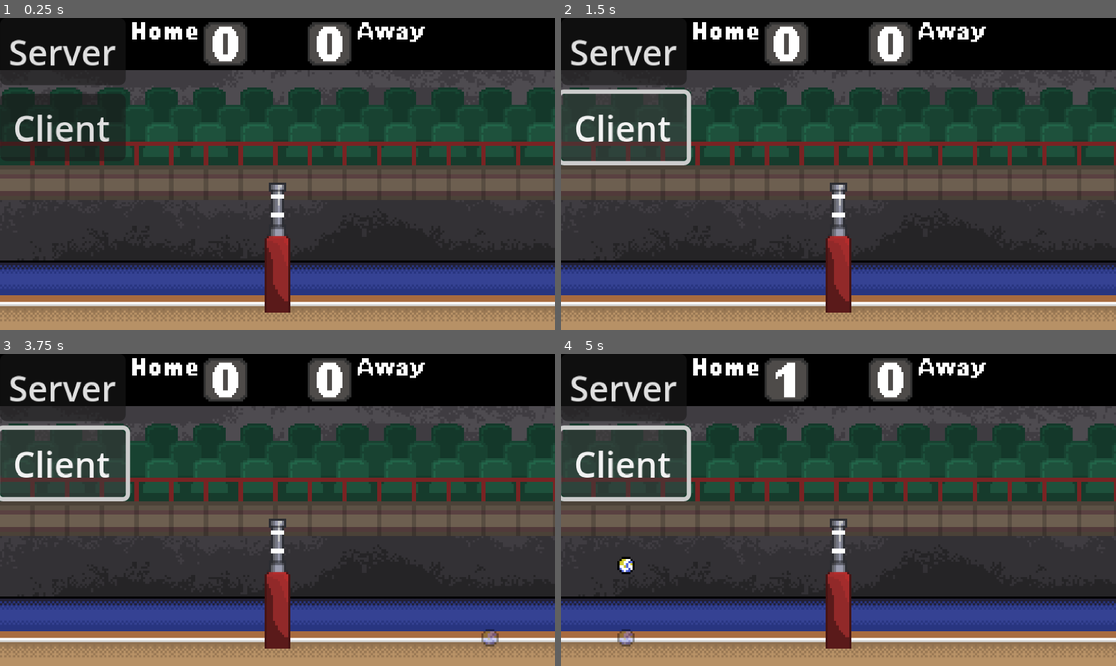
Above: before the commit, frames 1-4 (two rows, left to right).
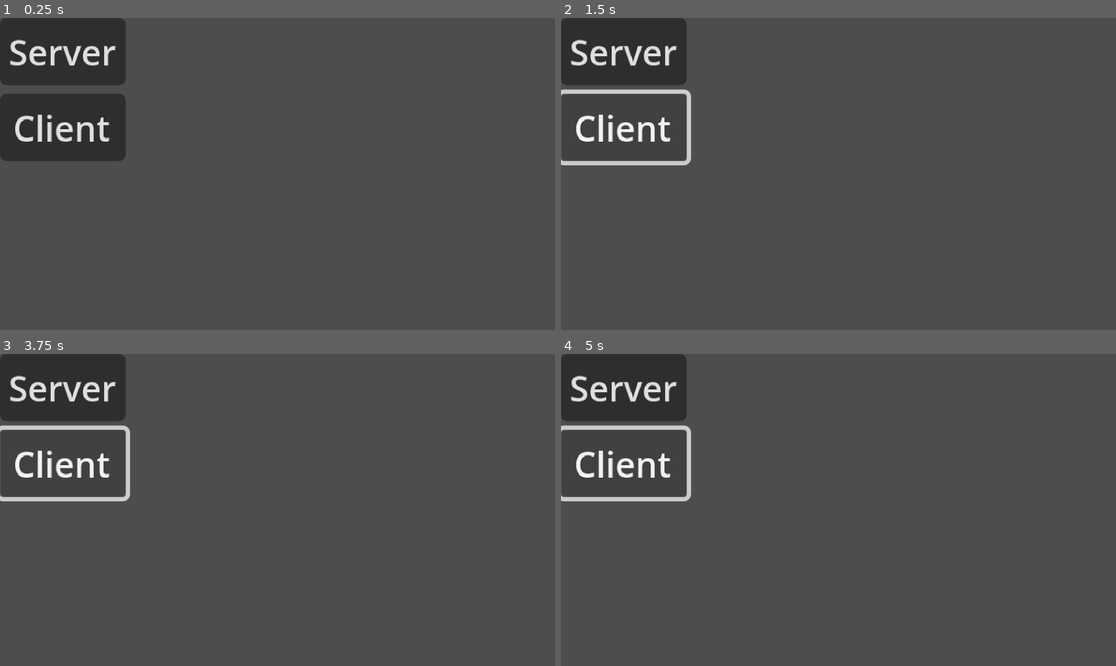
Above: after the commit, the same moments.

Repository: wonderdip/Arcade-Game
Game: Godot game, scene res://Scenes/main_menu.tscn
The game is run twice, just before and just after one commit, with the same random seed, the same clock (stepped at 60 frames per second) and the same inputs. Before the commit the project starts from res://Scenes/world.tscn.
Inputs:
- Up to frame 1 (0.25 s): no input
- Up to frame 2 (1.5 s): click "Server" at 0.5 s; click "Client" at 1.25 s
- Up to frame 3 (3.75 s): click "Client" at 2 s; click "Client" at 2.75 s; tap Enter at 3.5 s; tap Q (spawnball_1) at 3.6 s
- Up to frame 4 (5 s): tap Q (spawnball_1) at 4.35 s

The runs differ from the first frame. In frame 1, 77% of the frame differs, in the area x 0-100%, y 0-100%; in frame 2, 77%; in frame 3, 77%; in frame 4, 77%.

Commit message:
mostly have multiplayer working

Diff:
--- a/Scenes/ball.tscn
+++ b/Scenes/ball.tscn
@@ -9,17 +9,6 @@
 
 [sub_resource type="CircleShape2D" id="CircleShape2D_ij5cq"]
 radius = 4.0
-
-[sub_resource type="SceneReplicationConfig" id="SceneReplicationConfig_ij5cq"]
-properties/0/path = NodePath(".:position")
-properties/0/spawn = true
-properties/0/replication_mode = 1
-properties/1/path = NodePath(".:linear_velocity")
-properties/1/spawn = true
-properties/1/replication_mode = 1
-properties/2/path = NodePath(".:angular_velocity")
-properties/2/spawn = true
-properties/2/replication_mode = 1
 
 [node name="Ball" type="RigidBody2D" groups=["ball"]]
 collision_layer = 2
@@ -50,6 +39,3 @@
 modulate = Color(0.5137255, 0.5647059, 1, 0.3647059)
 position = Vector2(9, 0)
 texture = ExtResource("1_d60mj")
-
-[node name="MultiplayerSynchronizer" type="MultiplayerSynchronizer" parent="."]
-replication_config = SubResource("SceneReplicationConfig_ij5cq")
--- a/Scenes/player.tscn
+++ b/Scenes/player.tscn
@@ -223,6 +223,12 @@
 properties/1/path = NodePath("Sprite:animation")
 properties/1/spawn = true
 properties/1/replication_mode = 1
+properties/2/path = NodePath("Sprite:frame")
+properties/2/spawn = true
+properties/2/replication_mode = 1
+properties/3/path = NodePath("Sprite:flip_h")
+properties/3/spawn = true
+properties/3/replication_mode = 1
 
 [node name="Player" type="CharacterBody2D" groups=["Player"]]
 collision_mask = 156
@@ -239,10 +245,6 @@
 position = Vector2(-1, 0)
 shape = SubResource("CapsuleShape2D_ukyrk")
 
-[node name="CoyoteTimer" type="Timer" parent="."]
-wait_time = 0.1
-one_shot = true
-
 [node name="Player Arms" parent="." instance=ExtResource("6_x3wgy")]
 
 [node name="MultiplayerSynchronizer" type="MultiplayerSynchronizer" parent="."]
--- a/Scenes/score_board.tscn
+++ b/Scenes/score_board.tscn
@@ -1,8 +1,16 @@
-[gd_scene load_steps=4 format=3 uid="uid://dvtr6ublg51mt"]
+[gd_scene load_steps=5 format=3 uid="uid://dvtr6ublg51mt"]
 
 [ext_resource type="Script" uid="uid://b047t4pmh66y0" path="res://Scripts/score_board.gd" id="1_8vx40"]
 [ext_resource type="Texture2D" uid="uid://bsykhyyt11t6o" path="res://Assets/ScoreBoard.png" id="1_kcejm"]
 [ext_resource type="Texture2D" uid="uid://bao18c7obqvt6" path="res://Assets/Numbers-Sheet.png" id="2_8vx40"]
+
+[sub_resource type="SceneReplicationConfig" id="SceneReplicationConfig_8vx40"]
+properties/0/path = NodePath("PlayerOneScore:frame")
+properties/0/spawn = true
+properties/0/replication_mode = 1
+properties/1/path = NodePath("PlayerTwoScore:frame")
+properties/1/spawn = true
+properties/1/replication_mode = 1
 
 [node name="ScoreBoard" type="Node2D"]
 script = ExtResource("1_8vx40")
@@ -37,3 +45,6 @@
 scale = Vector2(1, 1.0666667)
 texture = ExtResource("2_8vx40")
 hframes = 10
+
+[node name="MultiplayerSynchronizer" type="MultiplayerSynchronizer" parent="."]
+replication_config = SubResource("SceneReplicationConfig_8vx40")
--- a/Scenes/world.tscn
+++ b/Scenes/world.tscn
@@ -10,7 +10,6 @@
 [ext_resource type="Texture2D" uid="uid://duddr3iorihic" path="res://Assets/StandsBG.png" id="4_k7acu"]
 [ext_resource type="PackedScene" uid="uid://dvtr6ublg51mt" path="res://Scenes/score_board.tscn" id="10_0fj1v"]
 [ext_resource type="Script" uid="uid://7pu4le1bq5tt" path="res://Scripts/multiplayer_spawner.gd" id="10_ikia7"]
-[ext_resource type="PackedScene" uid="uid://btcp30cq4g58t" path="res://Scenes/main_menu.tscn" id="11_ikia7"]
 
 [sub_resource type="RectangleShape2D" id="RectangleShape2D_5v1tr"]
 size = Vector2(128, 144)
@@ -58,6 +57,8 @@
 
 [sub_resource type="RectangleShape2D" id="RectangleShape2D_o06y3"]
 size = Vector2(128, 17)
+
+[sub_resource type="SceneReplicationConfig" id="SceneReplicationConfig_c5t2i"]
 
 [node name="World" type="Node2D"]
 script = ExtResource("1_fo5ed")
@@ -176,7 +177,8 @@
 script = ExtResource("10_ikia7")
 network_player = ExtResource("1_a02cp")
 
-[node name="MainMenu" parent="." instance=ExtResource("11_ikia7")]
+[node name="MultiplayerSynchronizer" type="MultiplayerSynchronizer" parent="."]
+replication_config = SubResource("SceneReplicationConfig_c5t2i")
 
 [connection signal="body_entered" from="PlayerOneSide" to="." method="_on_player_one_side_body_entered"]
 [connection signal="body_entered" from="PlayerTwoSide" to="." method="_on_player_two_side_body_entered"]
--- a/Scripts/ball.gd
+++ b/Scripts/ball.gd
@@ -5,40 +5,45 @@
 @export var normal_gravity_scale: float = 0.8
 @export var hover_gravity_scale: float = 0.05
 @export var hover_linear_damp: float = 1.2
-@export var max_velocity: float = 500.0  # Maximum speed the ball can reach
+@export var max_velocity: float = 500.0
 @onready var landing_ray: RayCast2D = $LandingRay
 @onready var landing_sprite: Sprite2D = $"Landing Sprite"
 var current_player_side: int = 0
 var scored: bool = false
 
+var normal_linear_damp: float = 0.5
+var is_hovering: bool = false
+
+func _enter_tree() -> void:
+	# Set the server as the authority for the ball
+	set_multiplayer_authority(1)
+
+func _ready():
+	normal_linear_damp = linear_damp
+	body_entered.connect(_on_body_entered)
+
+	# Only process physics on server
+	if multiplayer.is_server():
+		freeze = false
+		sleeping = false
+		print("Ball spawned on server - Freeze: ", freeze, " | Sleeping: ", sleeping)
+
 func _physics_process(_delta: float) -> void:
 	# Keep the raycast pointing straight down in world space
-	landing_ray.global_rotation = 0  # 0 radians = world downwards if your cast direction is (0, 1)
+	landing_ray.global_rotation = 0
 
 	if landing_ray.is_colliding():
 		var hit_point = landing_ray.get_collision_point()
 		landing_sprite.global_position = hit_point
 
-var normal_linear_damp: float = 0.5
-var is_hovering: bool = false
+func _integrate_forces(state):
+	if not multiplayer.is_server():
+		return
 
-
-func _ready():
-	normal_linear_damp = linear_damp
-	body_entered.connect(_on_body_entered)
-
-	# Add these debug lines
-	print("Ball spawned - Freeze: ", freeze, " | Sleeping: ", sleeping)
-	freeze = false  # Force it to not be frozen
-	sleeping = false  # Force it to be awake
-
-
-func _integrate_forces(state):
 	# Cap velocity to prevent ball from going crazy
 	var vel = state.linear_velocity
 	if vel.length() > max_velocity:
 		state.linear_velocity = vel.normalized() * max_velocity
-
 
 func enter_hover_zone():
 	if not is_hovering:
@@ -46,7 +51,6 @@
 		gravity_scale = hover_gravity_scale
 		linear_damp = hover_linear_damp
 		print("Ball entering hover zone")
-
 
 func exit_hover_zone():
 	if is_hovering:
@@ -56,15 +60,19 @@
 		print("Ball exiting hover zone")
 
 func _on_body_entered(body: Node):
+	# Only process on server
+	if not multiplayer.is_server():
+		return
+
 	if scored:
-		return  # Already scored, ignore further collisions
+		return
 
 	# Only trigger when hitting something relevant (floor/pole/walls)
 	if body is TileMapLayer or (body is StaticBody2D and (body.collision_layer & 4)):
 		print("Ball hit the ground - updating score")
 		emit_signal("update_score", current_player_side)
-		scored = true  # Prevent further scoring
+		scored = true
 
 		# Keep bouncing but ignore everything except layers 3, 4, 6
-		var allowed_layers = (1 << 2) | (1 << 3) | (1 << 5)  # layers 3, 4, 6
+		var allowed_layers = (1 << 2) | (1 << 3) | (1 << 5)
 		collision_mask = allowed_layers
--- a/Scripts/multiplayer_spawner.gd
+++ b/Scripts/multiplayer_spawner.gd
@@ -3,12 +3,26 @@
 @export var network_player: PackedScene
 
 func _ready() -> void:
+	# Spawn server's own player immediately
+	if multiplayer.is_server():
+		call_deferred("spawn_player", 1)
+
+	# Connect to spawn other players when they join
 	multiplayer.peer_connected.connect(spawn_player)
 
 func spawn_player(id: int) -> void:
-	if !multiplayer.is_server(): return
+	if !multiplayer.is_server():
+		return
+
+	print("Spawning player with ID: ", id)
 
 	var player: Node = network_player.instantiate()
 	player.name = str(id)
 
-	get_node(spawn_path).call_deferred("add_child", player)
+	# Position players on their respective sides
+	if id == 1:
+		player.position = Vector2(40, 112)  # Left side (server)
+	else:
+		player.position = Vector2(216, 112)  # Right side (client)
+
+	get_node(spawn_path).add_child(player, true)
--- a/Scripts/networkhandler.gd
+++ b/Scripts/networkhandler.gd
@@ -8,10 +8,45 @@
 
 func start_server() -> void:
 	peer = ENetMultiplayerPeer.new()
-	peer.create_server(PORT, MAX_CLIENTS)
+	var error = peer.create_server(PORT, MAX_CLIENTS)
+
+	if error != OK:
+		print("Failed to create server: ", error)
+		return
+
 	multiplayer.multiplayer_peer = peer
+	multiplayer.peer_connected.connect(_on_peer_connected)
+	multiplayer.peer_disconnected.connect(_on_peer_disconnected)
+
+	print("Server started on port ", PORT)
+
+	# Server switches to world scene
+	get_tree().change_scene_to_file("res://Scenes/world.tscn")
 
 func start_client() -> void:
 	peer = ENetMultiplayerPeer.new()
-	peer.create_client(IP_ADDRESS, PORT)
+	var error = peer.create_client(IP_ADDRESS, PORT)
+
+	if error != OK:
+		print("Failed to connect to server: ", error)
+		return
+
 	multiplayer.multiplayer_peer = peer
+	multiplayer.connected_to_server.connect(_on_connected_to_server)
+	multiplayer.connection_failed.connect(_on_connection_failed)
+
+	print("Attempting to connect to ", IP_ADDRESS, ":", PORT)
+
+func _on_peer_connected(id: int):
+	print("Peer connected: ", id)
+
+func _on_peer_disconnected(id: int):
+	print("Peer disconnected: ", id)
+
+func _on_connected_to_server():
+	print("Successfully connected to server!")
+	# Client switches to world scene
+	get_tree().change_scene_to_file("res://Scenes/world.tscn")
+
+func _on_connection_failed():
+	print("Failed to connect to server")
--- a/Scripts/world.gd
+++ b/Scripts/world.gd
@@ -1,32 +1,48 @@
 extends Node2D
 
-@onready var player: CharacterBody2D
 @onready var ball_scene: PackedScene = preload("res://Scenes/ball.tscn")
 @onready var score_board: Node2D = $ScoreBoard
+@onready var multiplayer_spawner: MultiplayerSpawner = $MultiplayerSpawner
 
-var active_ball: Node2D = null  # Track the current ball
+var active_ball: Node2D = null
 
 func _ready() -> void:
-	var players = get_tree().get_nodes_in_group("Player")
-	if players.size() > 0:
-		player = players[0]  # Get the first player
+	# Wait for multiplayer to be ready
+	if not multiplayer.is_server():
+		return
 
+	# Give time for players to spawn first
+	await get_tree().create_timer(0.5).timeout
+	spawn_ball()
 
 func _physics_process(_delta: float) -> void:
-	if Input.is_action_just_pressed("spawnball_1"):
+	# Only server can spawn balls, but both players can press the button
+	if Input.is_action_just_pressed("spawnball_1") or Input.is_action_just_pressed("spawnball_2"):
+		if multiplayer.is_server():
+			spawn_ball()
+		else:
+			# Client requests server to spawn ball
+			rpc_id(1, "request_ball_spawn")
+
+@rpc("any_peer", "call_remote")
+func request_ball_spawn():
+	if multiplayer.is_server():
 		spawn_ball()
 
 func spawn_ball() -> void:
+	if not multiplayer.is_server():
+		return
+
 	# Delete old ball if it exists
-	if active_ball != null:
-		active_ball.call_deferred("queue_free")
+	if active_ball != null and is_instance_valid(active_ball):
+		active_ball.queue_free()
+		await get_tree().process_frame  # Wait for deletion
 
 	# Instantiate new ball
 	var ball_instance = ball_scene.instantiate()
 	active_ball = ball_instance
-	ball_instance.update_score.connect(score_board.update_score)
 
-	# Reset ball spawn depending on who scored last
+	# Set ball properties before adding to scene
 	if score_board.last_point == 1:
 		ball_instance.global_position = Vector2(30, -40)
 		ball_instance.current_player_side = 1
@@ -34,8 +50,12 @@
 		ball_instance.global_position = Vector2(226, -40)
 		ball_instance.current_player_side = 2
 
-	add_child(ball_instance)
+	# Add to scene first
+	add_child(ball_instance, true)
 
+	# Connect signal after adding to scene tree
+	if not ball_instance.update_score.is_connected(score_board.update_score):
+		ball_instance.update_score.connect(score_board.update_score)
 
 func _on_player_one_side_body_entered(body: Node2D) -> void:
 	if body.is_in_group("ball"):
@@ -46,9 +66,9 @@
 		body.current_player_side = 2
 
 func _on_block_zone_body_entered(body: Node2D):
-	if body == player:
-		player.in_blockzone = true
+	if body is CharacterBody2D and "in_blockzone" in body:
+		body.in_blockzone = true
 
 func _on_block_zone_body_exited(body: Node2D) -> void:
-	if body == player:
-		player.in_blockzone = false
+	if body is CharacterBody2D and "in_blockzone" in body:
+		body.in_blockzone = false
--- a/project.godot
+++ b/project.godot
@@ -11,7 +11,7 @@
 [application]
 
 config/name="Ican Arcade Game"
-run/main_scene="res://Scenes/world.tscn"
+run/main_scene="uid://btcp30cq4g58t"
 config/features=PackedStringArray("4.5", "Forward Plus")
 config/icon="res://icon.svg"
 
Not shown: 1 places in Scenes/ball.tscn that only renumber resources
